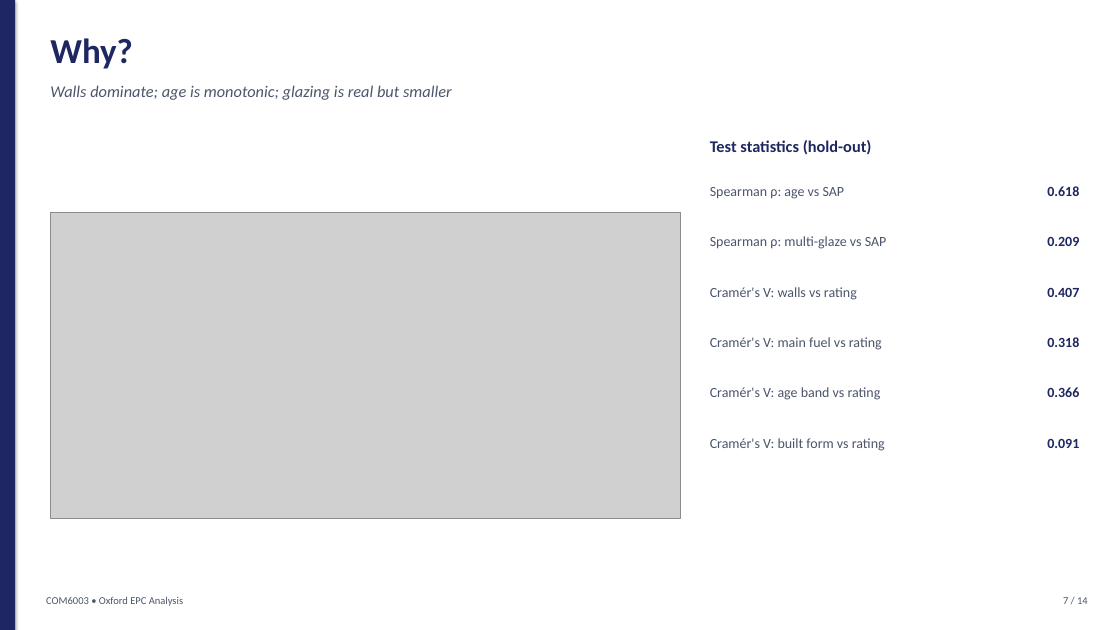
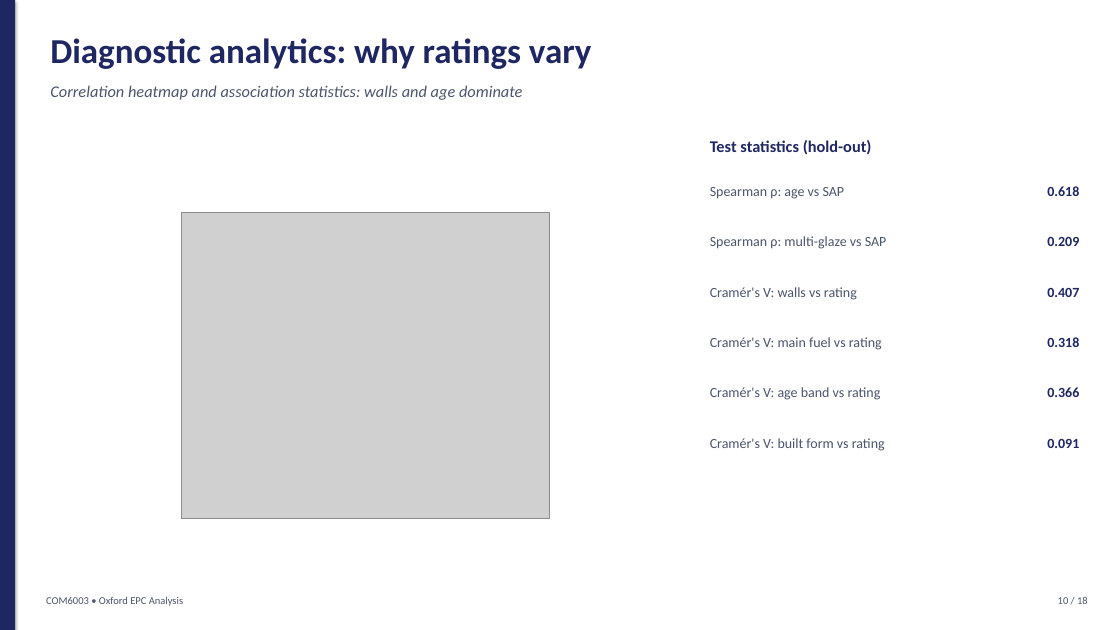
Before and after one commit to parsecsion/oxford-epc, a slide deck: slide 10 of presentation/COM6003_Oxford_Presentation.pptx (slide 7 before the commit). Drawn at 1120x630 pixels with LibreOffice and Linux fonts; fonts in the diff are those of the drawing; grey boxes stand for pictures. Boxes give left, top, right and bottom in pixels: in the first picture for what was removed or moved away, otherwise in the second. Text is boxed around its words. In the diff, an @@ line names an element or a change of style, - is before the commit and + after.

```diff
--- a/presentation/COM6003_Oxford_Presentation.pptx
+++ b/presentation/COM6003_Oxford_Presentation.pptx
@@ text at bbox=[50, 38, 591, 69]: text changed @@
-Why?
+Diagnostic analytics: why ratings vary
@@ text at bbox=[50, 85, 522, 100]: text changed @@
-Walls dominate; age is monotonic; glazing is real but smaller
+Correlation heatmap and association statistics: walls and age dominate
@@ picture: place and size @@
-picture at bbox=[50, 213, 681, 519]
+picture at bbox=[181, 213, 549, 519]
@@ text at bbox=[1058, 597, 1088, 604]: text changed @@
-7 / 14
+10 / 18
```
Also in this commit, not shown: 12 other slides changed, 4 slides added.
